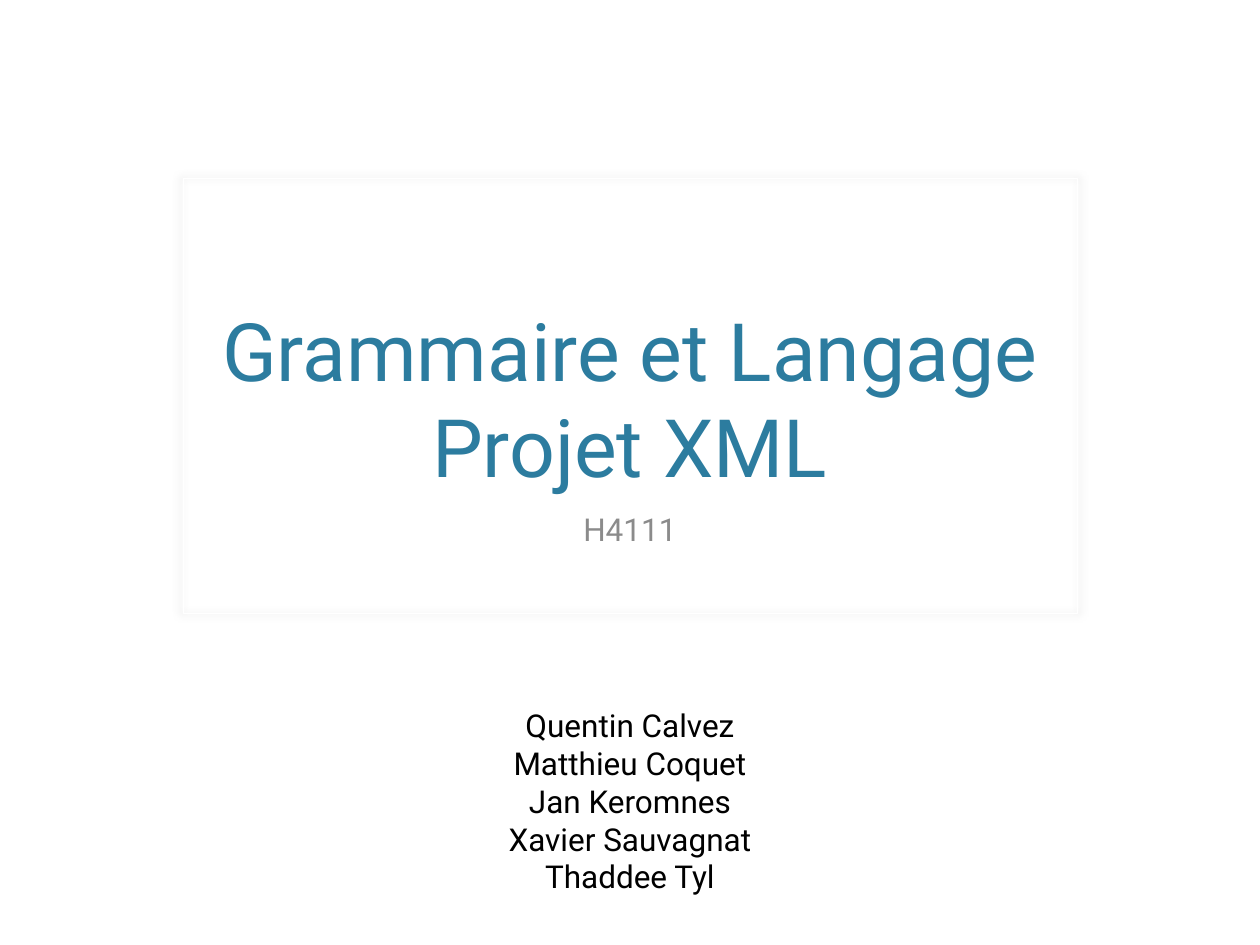
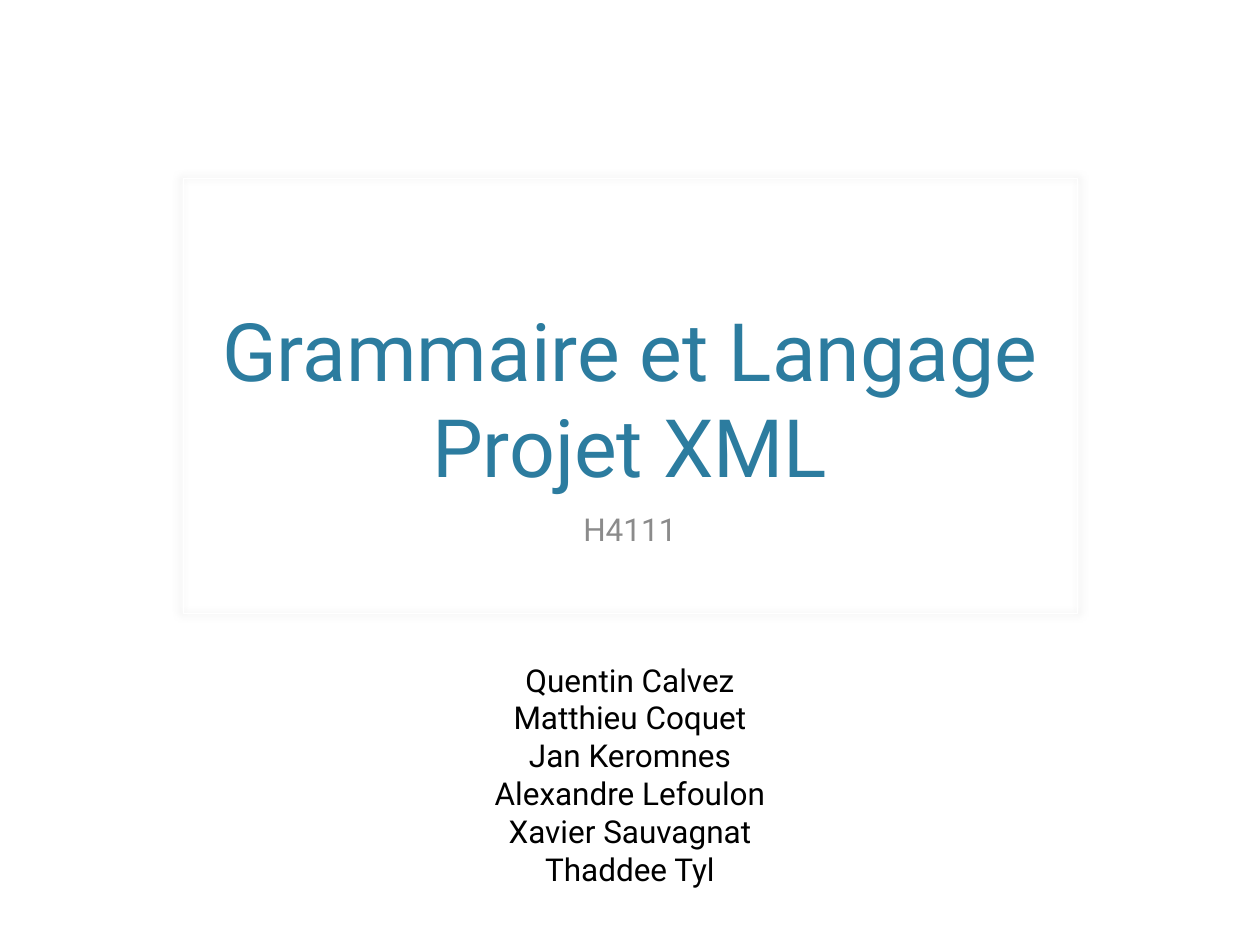
Before and after one commit to hexanome/ProcesseurXML, a slide deck: slide 1 of presentationLG.pptx. Drawn at 1260x945 pixels with LibreOffice and Linux fonts; fonts in the diff are those of the drawing; background and template pictures are left out. Boxes give left, top, right and bottom in pixels: in the first picture for what was removed or moved away, otherwise in the second. Text is boxed around its words. In the diff, an @@ line names an element or a change of style, - is before the commit and + after.

Commit message:
Oops Signed-off-by: Alexandre Lefoulon <alexandre.lefoulon@insa-lyon.fr>

```diff
--- a/presentationLG.pptx
+++ b/presentationLG.pptx
@@ text "Quentin Calvez": place and size @@
-text "Quentin Calvez" at box(509, 713, 751, 895)
+text "Quentin Calvez" at box(495, 668, 765, 888)
@@ text at box(495, 781, 765, 806): paragraph added @@
+Alexandre Lefoulon
```
